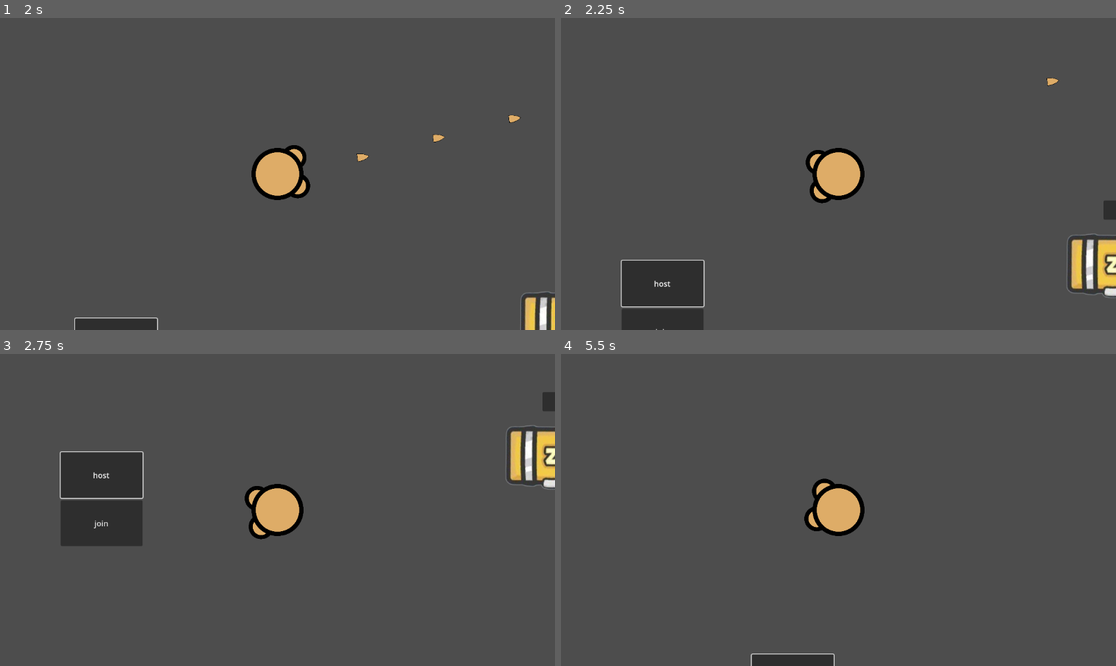
Above: before the commit, frames 1-4 (two rows, left to right).
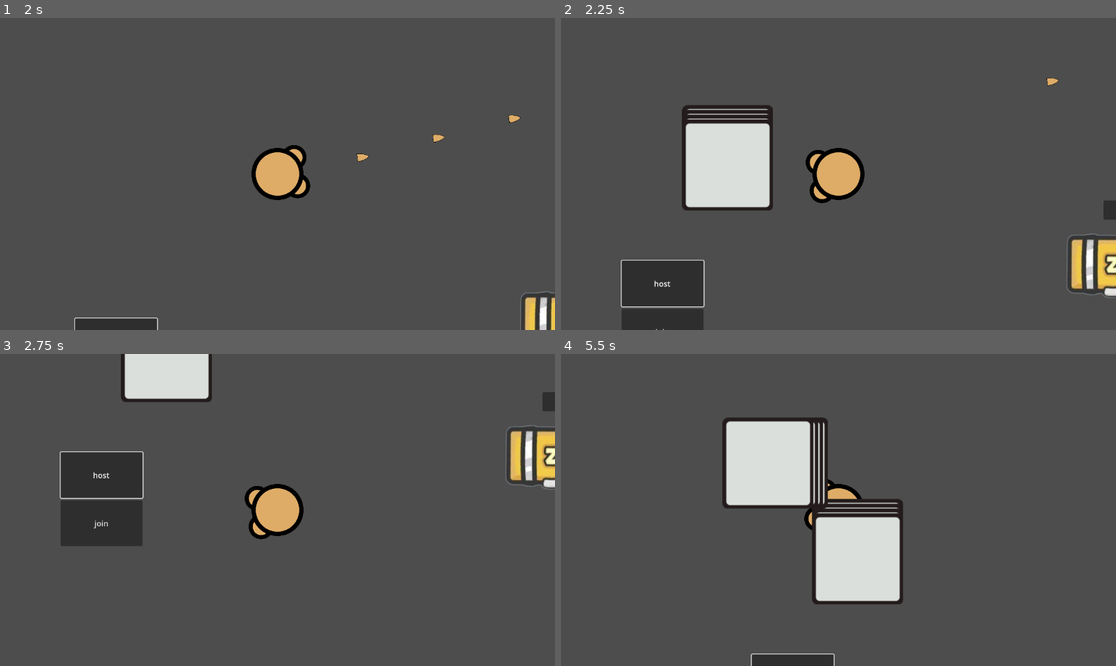
Above: after the commit, the same moments.

Repository: Tiffycake/Jank
Game: Godot game, scene res://Main Scene.tscn
The game is run twice, just before and just after one commit, with the same random seed, the same clock (stepped at 60 frames per second) and the same inputs.
Inputs (mouse positions are in pixels of both pictures, inside the frame that each line leads up to):
- Up to frame 1 (2 s): click "host" at 0.5 s; move the mouse to (399, 158) at 1.27 s; press the mouse at (399, 158) at 1.28 s; hold D (right) from 1.28 s (still down)
- Up to frame 2 (2.25 s): move the mouse to (727, 189) at 2.02 s; release D (right) at 2.03 s; release the mouse at (727, 189) at 2.03 s; hold S (down) from 2.03 s (still down); right-click (727, 189) at 2.1 s
- Up to frame 3 (2.75 s): keep holding S (down)
- Up to frame 4 (5.5 s): move the mouse to (894, 441) at 2.77 s; release S (down) at 2.78 s; press the mouse at (894, 441) at 2.78 s; hold D (right) 2.78-3.53 s; move the mouse to (810, 572) at 3.52 s; release the mouse at (810, 572) at 3.53 s; hold W (up) 3.53-4.28 s; right-click (810, 572) at 3.6 s; move the mouse to (1005, 556) at 4.27 s; press the mouse at (1005, 556) at 4.28 s; hold A (left) from 4.28 s (still down); move the mouse to (672, 463) at 5.02 s; release the mouse at (672, 463) at 5.03 s; right-click (672, 463) at 5.1 s

Frame 1 is identical in both runs. In frame 2, 5.3% of the frame differs, in the area x 21-39%, y 27-62%; in frame 3, 2.5%; in frame 4, 11%, in the area x 29-62%, y 20-81%.
Error before the commit: Cannot call method 'add_child' on a null value. (res://scripts/player.gd:29)

Commit message:
im so helping lmao

Diff:
--- a/Main Scene.tscn
+++ b/Main Scene.tscn
@@ -30,4 +30,4 @@
 
 [node name="MultiplayerSpawner" type="MultiplayerSpawner" parent="."]
 _spawnable_scenes = PackedStringArray("uid://3higeki8udsa")
-spawn_path = NodePath("..")
+spawn_path = NodePath("../playerList")
--- a/mainMenu.gd
+++ b/mainMenu.gd
@@ -23,7 +23,7 @@
 	var player = playerScene.instantiate()
 	player.name = str(id)
 	var mainScene = get_parent()
-	mainScene.call_deferred("add_child", player)
+	playerList.call_deferred("add_child", player)  #mainScene
 	#player.add_child(playerList)
 
 func _ready() -> void:
--- a/scripts/player.gd
+++ b/scripts/player.gd
@@ -14,8 +14,8 @@
 		look_at(get_global_mouse_position())
 	var attack = Input.is_action_pressed("leftClick")
 	var use = Input.is_action_pressed("rightClick")
-	var input_dir = Input.get_vector("left","right","up","down")
-	velocity = input_dir * speed
+	var inputDir = Input.get_vector("left","right","up","down")
+	velocity = inputDir * speed
 
 	if use == true:
 		spawnWall()
